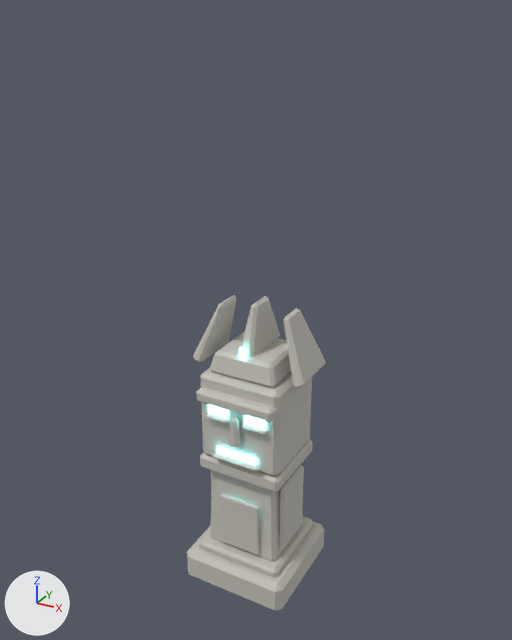
What one commit did to the glTF model assets/props/totem.glb.
Camera for both pictures: a camera (50 mm lens) standing at (4.12, -7.53, 7.84) and looking at (-0.06, 0.08, 4.04). The axes (+X, +Y, +Z) are drawn at lower left. The lights are the same throughout. The picture after the commit comes second. Vertices at exactly the same position are counted once.

Objects in the first picture: 'Totem'.
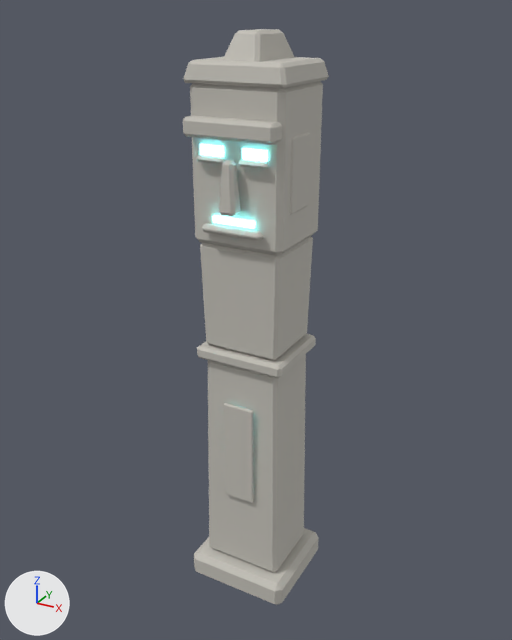
Pixel boxes [x1, y1, x2, y2] of what changed, in the pictures (512 x 640 px; the box of a moved part takes in the faces that stretch with it):
'Totem', reshaped (82% taller): before [187, 295, 326, 611]; after [183, 29, 329, 605]
part 1 of me_p, moved or reshaped: before [187, 522, 324, 611]; after [194, 528, 319, 605]
part 2 of me_p, moved or reshaped: before [200, 439, 313, 492]; after [197, 334, 316, 378]
part 3 of me_p, moved or reshaped: before [220, 494, 259, 555]; after [223, 403, 254, 503]
part 4 of me_p, moved or reshaped: before [196, 387, 277, 422]; after [183, 115, 282, 145]
part 5 of me_p, moved or reshaped: before [206, 413, 229, 424]; after [196, 155, 224, 164]
part 6 of me_p, moved or reshaped: before [242, 424, 266, 435]; after [238, 160, 268, 169]
part 7 of me_p, moved or reshaped: before [279, 465, 304, 551]; after [290, 132, 310, 215]
part 8 of me_p, added: after [200, 144, 224, 157]
part 9 of me_p, added: after [242, 148, 268, 162]
part 10 of me_p, added: after [213, 215, 255, 229]
part 11 of me_p, rebuilt: before [200, 368, 312, 476]; after [208, 354, 306, 572]
part 12 of me_p, added: after [200, 236, 313, 361]
part 13 of me_p, added: after [190, 81, 323, 256]
part 14 of me_p, added: after [219, 160, 240, 216]
part 15 of me_p, added: after [201, 223, 264, 241]
part 16 of me_p, added: after [183, 57, 329, 88]
part 17 of me_p, added: after [223, 29, 294, 62]
part 18 of me_p, deleted: before [193, 295, 326, 561]
part 19 of me_p, deleted: before [199, 517, 313, 577]
part 20 of me_p, deleted: before [210, 331, 291, 388]

The change in detail:
me_p is used by ob_totem; location (0.0, 0.0, 0.0).
me_p had 404 vertices, 720 faces and spanned x -0.83..0.83, y -0.8..0.8, z 0.0..4.35.
me_p now has 360 vertices, 644 faces and spans x -0.75..0.75, y -0.76..0.7, z 0.0..7.62.
me_p part 1: the loose piece of 24 vertices spanning x -0.8..0.8, y -0.8..0.8, z 0.0..0.5 is scaled about its middle by (0.933, 0.866, 0.755), then moved by (0.0, 0.0, -0.05).
me_p part 2: the loose piece of 24 vertices spanning x -0.62..0.62, y -0.57..0.57, z 1.89..2.11 is scaled about its middle by (1, 0.954, 0.772), then moved by (0.0, 0.0, 1.7).
me_p part 3: the loose piece of 24 vertices spanning x -0.31..0.31, y -0.54..-0.49, z 0.69..1.51 is scaled about its middle by (0.703, 1, 1.79), then moved by (0.0, 0.0, 1.2).
me_p part 4: the loose piece of 24 vertices spanning x -0.57..0.57, y -0.68..-0.48, z 3.03..3.21 is scaled about its middle by (1.03, 1.26, 1.29), then moved by (0.0, -0.02, 3.5).
me_p part 5: the loose piece of 16 vertices spanning x -0.46..-0.1, y -0.64..-0.56, z 2.79..2.85 is moved by (0.0, -0.01, 3.44).
me_p part 6: the loose piece of 16 vertices spanning x 0.1..0.46, y -0.64..-0.56, z 2.79..2.85 is moved by (0.0, -0.01, 3.44).
me_p part 7: the loose piece of 16 vertices spanning x 0.52..0.6, y -0.35..0.35, z 0.7..1.8 is scaled about its middle by (0.75, 0.711, 0.822), then moved by (0.04, -0.1, 4.85).
me_p part 8: a new loose piece, a box spanning x -0.43..-0.13, y -0.59..-0.53, z 6.3..6.42, in mat_glow (cyan #7cf9ff, glowing cyan #7cf9ff).
me_p part 9: a new loose piece, a box spanning x 0.13..0.43, y -0.59..-0.53, z 6.3..6.42, in mat_glow (cyan #7cf9ff, glowing cyan #7cf9ff).
me_p part 10: a new loose piece, a box spanning x -0.275..0.275, y -0.6..-0.54, z 5.52..5.6, in mat_glow (cyan #7cf9ff, glowing cyan #7cf9ff).
me_p part 11: the loose piece of 24 vertices spanning x -0.6..0.6, y -0.55..0.55, z 2.1..3.4 is rebuilt with 24 vertices and now spans x -0.57..0.57, y -0.5..0.5, z 0.4..3.6.
me_p part 12: a new loose piece of 24 vertices spanning x -0.56..0.56, y -0.5..0.5, z 3.8..5.2, in mat_stone (light grey #c4c0b8).
me_p part 13: a new loose piece of 24 vertices spanning x -0.61..0.61, y -0.55..0.55, z 5.2..7.1, in mat_stone (light grey #c4c0b8).
me_p part 14: a new loose piece of 24 vertices spanning x -0.11..0.11, y -0.76..-0.56, z 5.67..6.29, in mat_stone (light grey #c4c0b8).
me_p part 15: a new loose piece of 24 vertices spanning x -0.41..0.41, y -0.68..-0.56, z 5.4..5.5, in mat_stone (light grey #c4c0b8).
me_p part 16: a new loose piece of 24 vertices spanning x -0.65..0.65, y -0.59..0.59, z 7.08..7.32, in mat_stone (light grey #c4c0b8).
me_p part 17: a new loose piece of 24 vertices spanning x -0.24..0.24, y -0.43..0.53, z 7.27..7.62, in mat_stone (light grey #c4c0b8).
me_p part 18: 11 loose pieces with 172 vertices, spanning x -0.83..0.83, y -0.69..0.52, z 0.6..4.35, are deleted.
me_p part 19: 24 vertices removed from x -0.65..0.65, y -0.65..0.65, z 0.48..0.62.
me_p part 20: 24 vertices removed from x -0.49..0.49, y -0.47..0.47, z 3.4..3.7.
Other edits to the shape of me_p do not show in these pictures.
